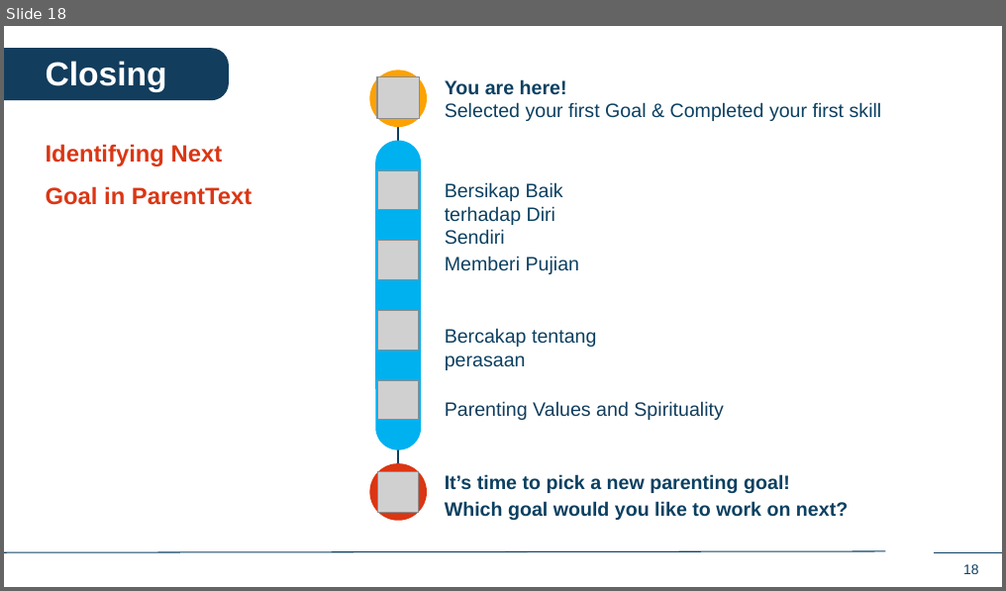
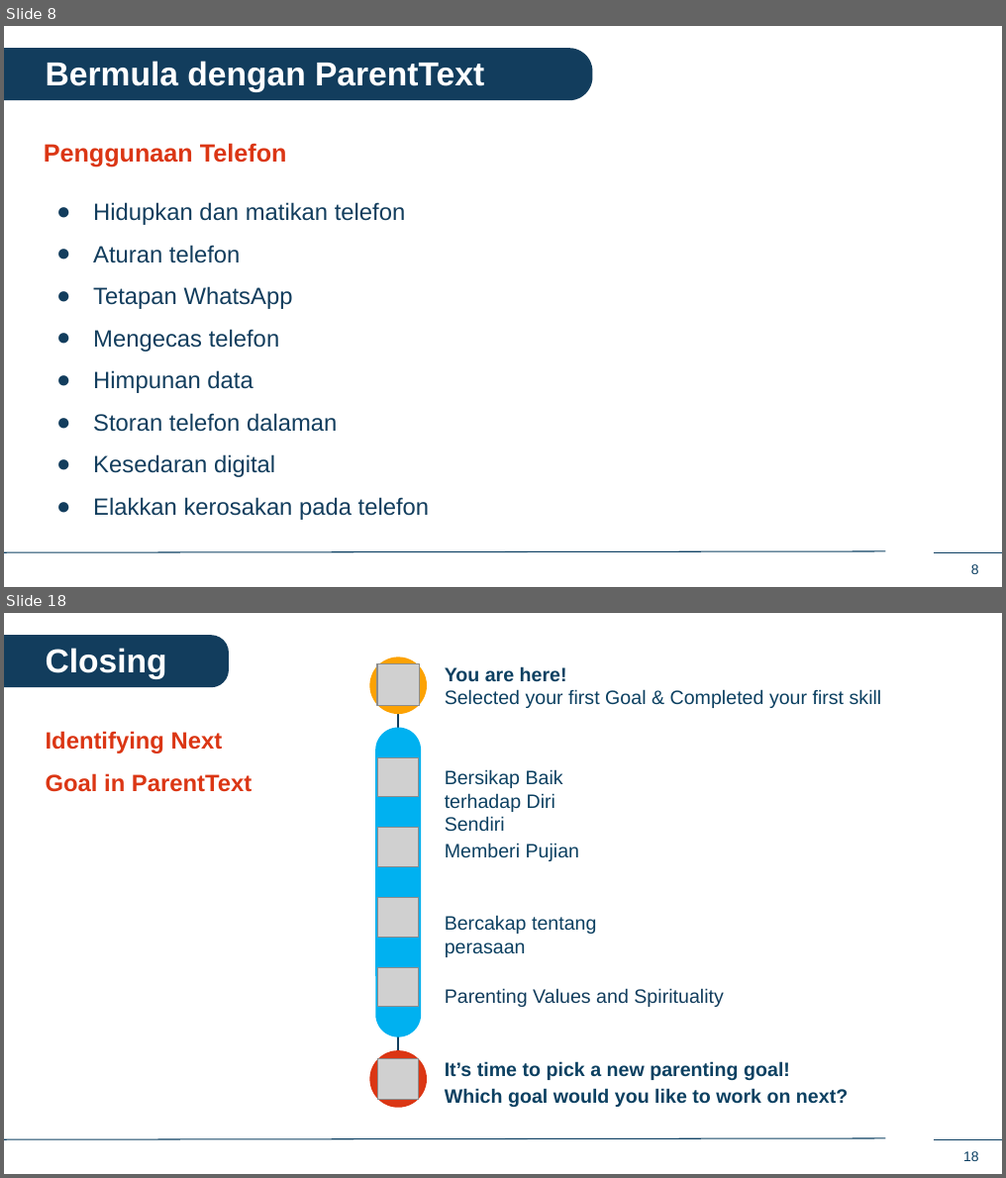
Before and after one commit to IDEMSInternational/plh-digital-content, a slide deck: translations/facilitator_app_malaysia/ms/ms_in_person_sessions.pptx. Shown one above the other, each under a label of ours: slide 18 before the commit, slides 8 and 18 after it; the slides between them are not shown. The pictures are 1006x591 and 1006x1178 pixels, drawn with LibreOffice and Linux fonts; fonts in the diff are those of the drawing; grey boxes stand for pictures; background and template pictures are left out. Boxes give left, top, right and bottom in pixels: in the first picture for what was removed or moved away, otherwise in the second. Text is boxed around its words. In the diff, an @@ line names an element or a change of style, - is before the commit and + after.

```diff
--- a/translations/facilitator_app_malaysia/ms/ms_in_person_sessions.pptx
+++ b/translations/facilitator_app_malaysia/ms/ms_in_person_sessions.pptx
@@ slide 8 added at (4,26,1002,587), background #FFFFFF; not listed: 3 template elements that a slide beside it also shows @@
@@ round same rect added at (5,48,593,100), fill #123D5D @@
@@ text added at (46,61,484,92), 24 pt, text #FFFFFF, bold @@
+Bermula dengan ParentText
@@ text added at (44,143,429,520), 17 pt, text #123D5D @@
+Penggunaan Telefon
+● Hidupkan dan matikan telefon
+● Aturan telefon
+● Tetapan WhatsApp
+● Mengecas telefon
+● Himpunan data
+● Storan telefon dalaman
+● Kesedaran digital
+● Elakkan kerosakan pada telefon
```
Also in this commit, not shown: 5 slides changed, 11 other slides added, 12 slides removed.
